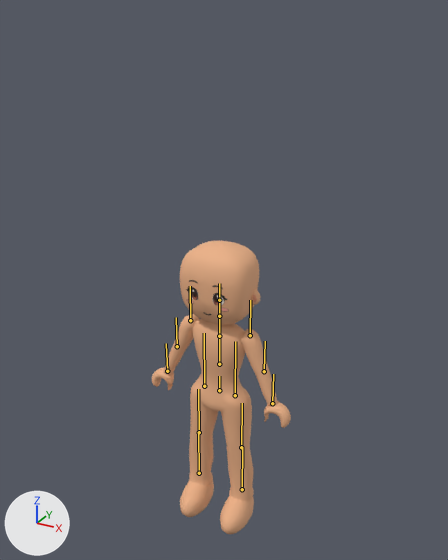
The glTF model assets/modelos/nina_base.glb, before and after one commit.
Camera for both pictures: a 50 mm camera at (1.26, -2.25, 0.99) aimed at (-0.01, 0.06, -0.16). Lighting does not change. The marker at lower left points along +X, +Y and +Z. The older version comes first. The bones that bend it are drawn over the model as lines.

Names of what the first picture shows: 'Body_Base', 'Body_Brazos', 'Body_Piernas', 'Body_Pies', 'Ear_1', 'Ear_Inner_1', 'Face_Blush', 'Face_Eyebrows', 'Face_Eyes', 'Head_Base'.
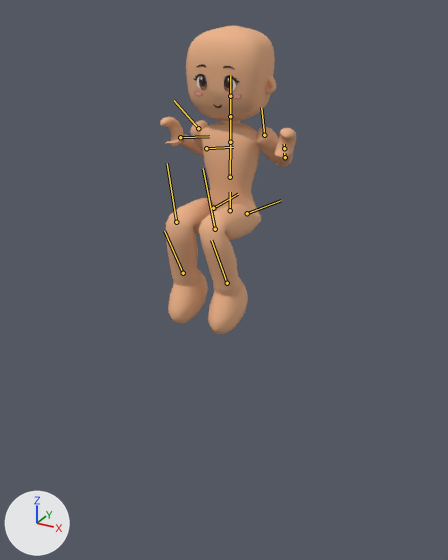
The newer file adds an action. The first version stands in its rest pose; the second is drawn at frame 11 of the action 'columpio'.

Boxes (x1, y1, x2, y2) around the edits, measured in the pictures (448 x 560 px):
'Head_Base', posed (12% wider, 13% taller)
    before: (180, 241, 259, 325)
    after: (186, 26, 275, 121)
'Body_Piernas', posed (45% wider, 17% shorter)
    before: (189, 372, 254, 495)
    after: (166, 189, 261, 291)
'Body_Base', posed (28% shorter)
    before: (152, 319, 291, 428)
    after: (160, 117, 296, 195)
'Body_Pies', posed (8% wider, 8% taller)
    before: (180, 473, 254, 534)
    after: (168, 268, 248, 334)
'Body_Brazos', posed (45% shorter)
    before: (165, 314, 276, 400)
    after: (186, 120, 293, 167)
'Face_Eyes', posed
    before: (186, 287, 227, 305)
    after: (193, 74, 240, 91)
'Ear_1', posed (9% wider, 12% taller)
    before: (251, 289, 261, 305)
    after: (265, 76, 276, 94)
'Face_Blush', posed
    before: (187, 299, 228, 311)
    after: (195, 91, 241, 99)
'Face_Eyebrows', posed
    before: (189, 280, 223, 289)
    after: (196, 65, 234, 69)
'Face_Mouth', posed (not visible before)
    after: (213, 104, 222, 108)
bone 'Hips', root to tip
    before: (219, 390) to (219, 376)
    after: (230, 210) to (230, 192)
bone 'Neck', root to tip
    before: (219, 316) to (219, 300)
    after: (230, 116) to (230, 96)
bone 'HeadBone', root to tip
    before: (219, 300) to (219, 283)
    after: (230, 96) to (230, 75)
bone 'UpperArmL', root to tip
    before: (190, 320) to (190, 286)
    after: (198, 128) to (174, 100)
bone 'ForearmL', root to tip
    before: (177, 346) to (176, 317)
    after: (206, 148) to (233, 147)
bone 'UpperArmR', root to tip
    before: (250, 335) to (250, 300)
    after: (264, 135) to (261, 107)
bone 'ForearmR', root to tip
    before: (264, 371) to (265, 341)
    after: (285, 157) to (284, 153)
bone 'ThighL', root to tip
    before: (204, 386) to (204, 333)
    after: (213, 208) to (238, 194)
bone 'ShinL', root to tip
    before: (199, 432) to (198, 389)
    after: (176, 222) to (167, 163)
bone 'FootL', root to tip
    before: (199, 473) to (198, 432)
    after: (183, 273) to (164, 231)
bone 'ThighR', root to tip
    before: (235, 395) to (235, 341)
    after: (247, 213) to (281, 200)
bone 'ShinR', root to tip
    before: (241, 447) to (242, 403)
    after: (215, 229) to (203, 168)
bone 'FootR', root to tip
    before: (242, 489) to (242, 447)
    after: (227, 283) to (211, 240)

The edits, one by one:
Bone 'Hips' (bone_hips) moves from (0.0, 0.0, 0.0) to (0.0, 0.894, -0.1).
Bone 'Neck' (bone_neck) turns from (0, 0, 0) to (1, 0, 0) degrees about its own x, y and z.
Bone 'HeadBone' (bone_headbone) turns from (0, 0, 0) to (1, 0, 0) degrees about its own x, y and z.
Bone 'UpperArmL' (bone_upperarml) turns from (0, 0, 0) to (46, -22, -3) degrees about its own x, y and z.
Bone 'ForearmL' (bone_forearml) turns from (0, 0, 0) to (-102, -49, -71) degrees about its own x, y and z.
Bone 'UpperArmR' (bone_upperarmr) turns from (0, 0, 0) to (46, 22, 3) degrees about its own x, y and z.
Bone 'ForearmR' (bone_forearmr) turns from (0, 0, 0) to (-102, 49, 71) degrees about its own x, y and z.
Bone 'ThighL' (bone_thighl) turns from (0, 0, 0) to (-94, 5, -9) degrees about its own x, y and z.
Bone 'ShinL' (bone_shinl) turns from (0, 0, 0) to (107, -9, 4) degrees about its own x, y and z.
Bone 'FootL' (bone_footl) turns from (0, 0, 0) to (14, -10, 2) degrees about its own x, y and z.
Bone 'ThighR' (bone_thighr) turns from (0, 0, 0) to (-94, -5, 9) degrees about its own x, y and z.
Bone 'ShinR' (bone_shinr) turns from (0, 0, 0) to (107, 9, -4) degrees about its own x, y and z.
Bone 'FootR' (bone_footr) turns from (0, 0, 0) to (14, 10, -2) degrees about its own x, y and z.
